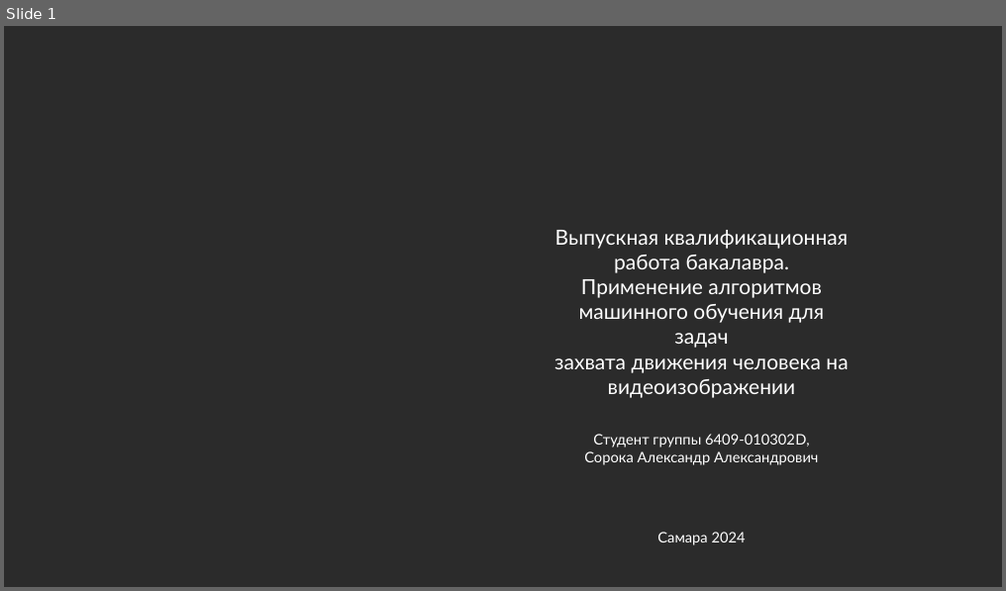
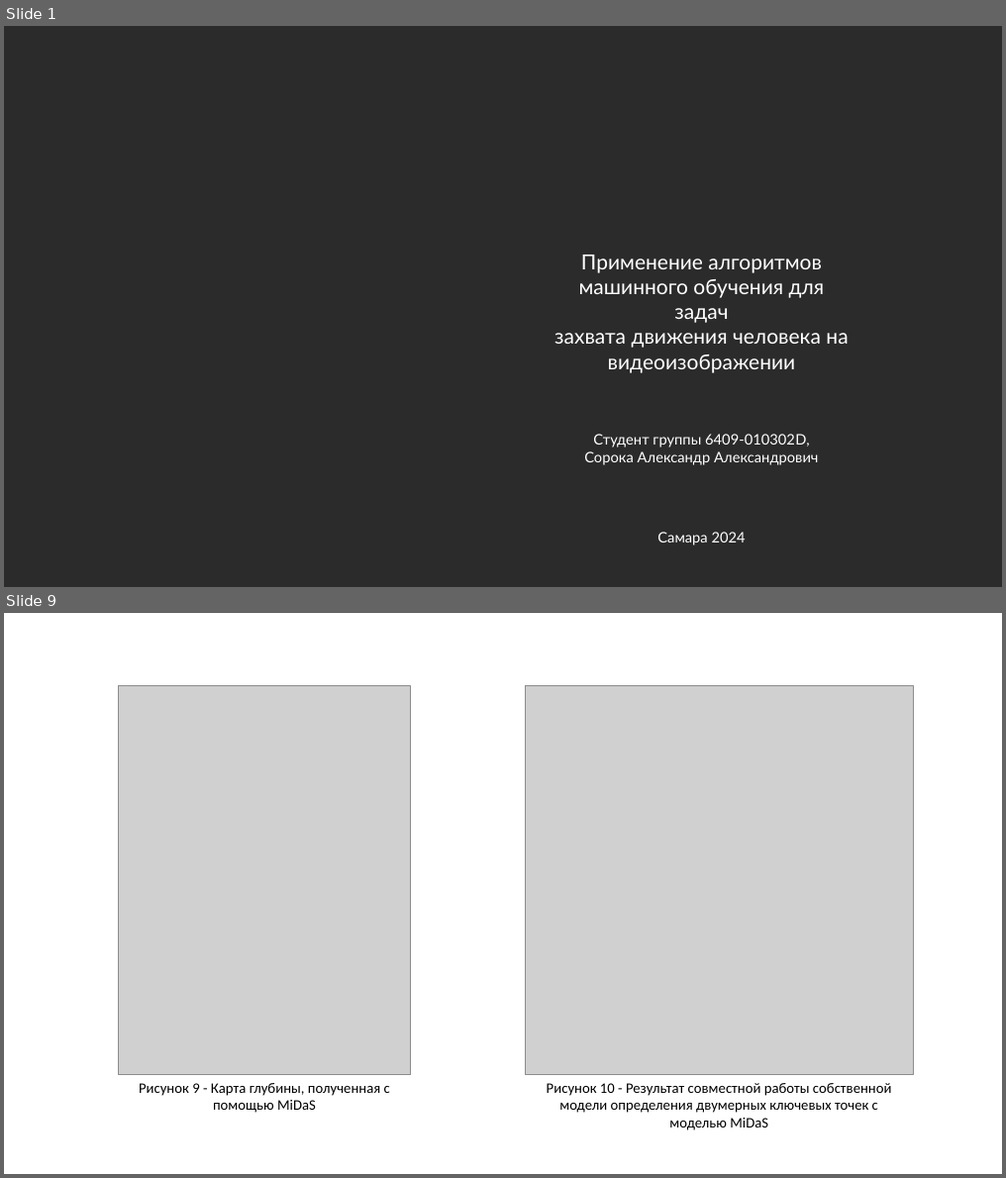
Before and after one commit to l1can13/bachelors-thesis, a slide deck: ВКРБ_Сорока Александр_Презентация.pptx. Shown one above the other, each under a label of ours: slide 1 before the commit, slides 1 and 9 after it; the slides between them are not shown. The pictures are 1006x591 and 1006x1178 pixels, drawn with LibreOffice and Linux fonts; fonts in the diff are those of the drawing; grey boxes stand for pictures; background and template pictures are left out; a plain dark background stands for a picture behind light text. Boxes give left, top, right and bottom in pixels: in the first picture for what was removed or moved away, otherwise in the second. Text is boxed around its words. In the diff, an @@ line names an element or a change of style, - is before the commit and + after.

```diff
--- a/ВКРБ_Сорока Александр_Презентация.pptx
+++ b/ВКРБ_Сорока Александр_Презентация.pptx
@@ slide 9 added at bbox=[4, 613, 1002, 1174], background picture (left out) @@
@@ text added at bbox=[152, 638, 914, 667], 18 pt, text #FFFFFF @@
+Получение карт глубины и построение трехмерного скелета
@@ picture added at bbox=[119, 686, 411, 1075] @@
@@ picture added at bbox=[525, 686, 913, 1075] @@
@@ text added at bbox=[139, 1083, 390, 1113], 14 pt, text #000000 @@
+Рисунок 9 - Карта глубины, полученная с помощью MiDaS
@@ text added at bbox=[547, 1083, 892, 1131], 14 pt, text #000000 @@
+Рисунок 10 - Результат совместной работы собственной модели определения двумерных ключевых точек с моделью MiDaS
@@ page number added at bbox=[914, 1131, 951, 1161], 18 pt, text #FFFFFF @@
+9
@@ slide 1 changed as well @@
@@ text "Применение алгоритмов машинного обучения для ...": place and size @@
-text "Применение алгоритмов машинного обучения для ..." at bbox=[554, 230, 848, 398]
+text "Применение алгоритмов машинного обучения для ..." at bbox=[554, 255, 847, 373]
@@ text at bbox=[579, 255, 825, 323]: text changed @@
-Выпускная квалификационная работа бакалавра. Применение алгоритмов машинного обучения для задач
+Применение алгоритмов машинного обучения для задач
```
Also in this commit, not shown: 1 other slide changed, 7 other slides added, 2 slides removed, 3 other files.
